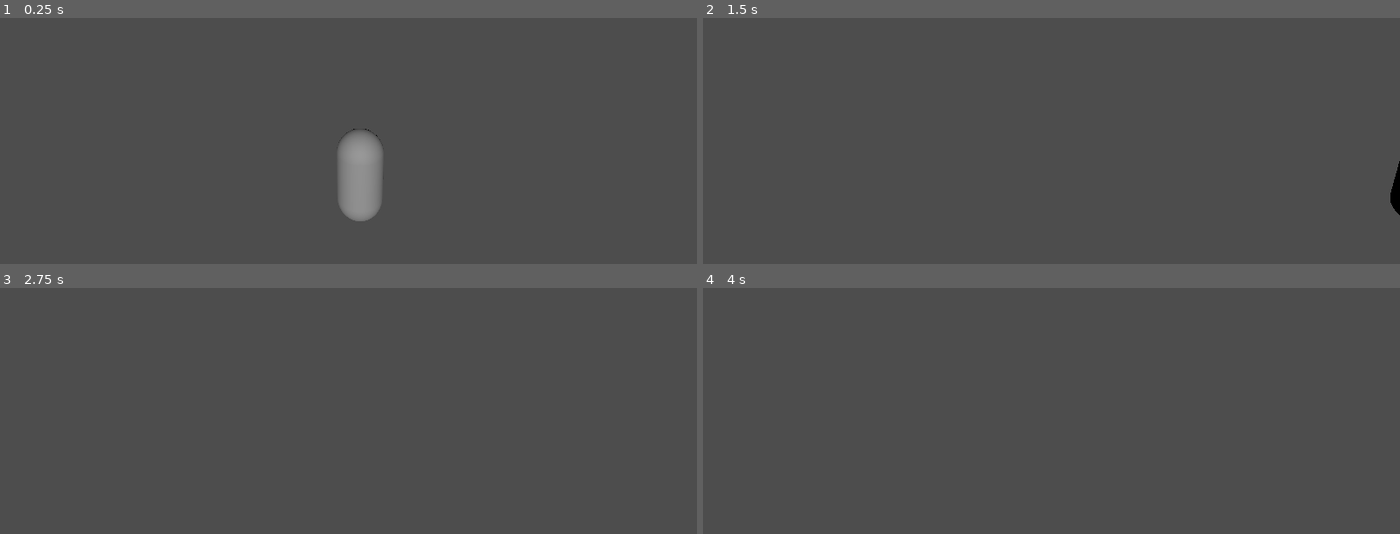
Above: before the commit, frames 1-4 (two rows, left to right).
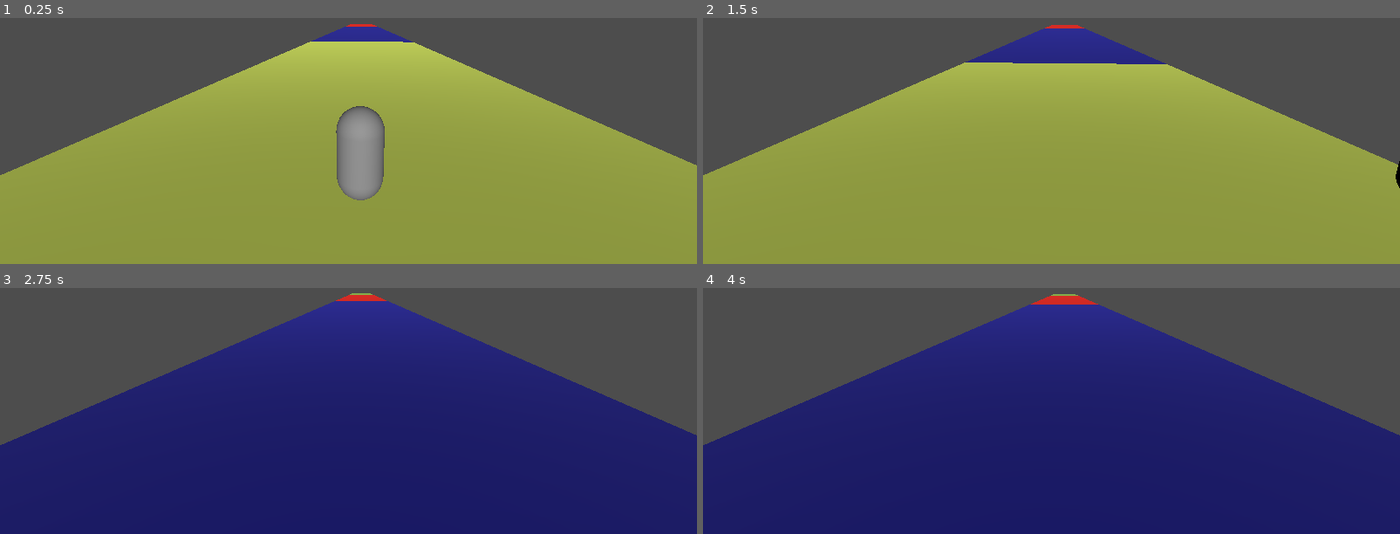
Above: after the commit, the same moments.

Repository: AnthoMarquet/godot-infinite-runner
Game: Godot game, scene res://scenes/World.tscn
Same seed, same stepped clock (60 frames per second), same inputs: the game is played once before the commit and once after it. Before the commit the project starts from res://world.tscn.
Inputs:
- Up to frame 1 (0.25 s): no input
- Up to frame 2 (1.5 s): tap Enter at 0.5 s; hold D (right) 0.53-1.28 s; hold S (down) from 1.28 s (still down)
- Up to frame 3 (2.75 s): release S (down) at 2.03 s; hold D (right) from 2.03 s (still down)
- Up to frame 4 (4 s): release D (right) at 2.78 s; hold W (up) 2.78-3.53 s; tap Space at 3.5 s; hold A (left) from 3.53 s (still down)

The runs differ from the first frame. In frame 1, 67% of the frame differs, in the area x 0-100%, y 2-100%; in frame 2, 69%; in frame 3, 69%; in frame 4, 69%.
Error before the commit: Parse Error: Class "Ground" hides a global script class. (res://Ground.gd:2)

Commit message:
feat: create folders and rename files

Diff:
--- a/project.godot
+++ b/project.godot
@@ -11,7 +11,7 @@
 [application]
 
 config/name="InfiniteRunner"
-run/main_scene="res://World.tscn"
+run/main_scene="res://scenes/World.tscn"
 config/features=PackedStringArray("4.2", "GL Compatibility")
 config/icon="res://icon.svg"
 
--- a/ground.tscn
+++ b/scenes/Ground.tscn
@@ -1,7 +1,7 @@
 [gd_scene load_steps=6 format=3 uid="uid://cbtsutygk3yog"]
 
-[ext_resource type="Script" path="res://MeshInstance3D.gd" id="1_q2jni"]
-[ext_resource type="Script" path="res://Ground.gd" id="1_vccdi"]
+[ext_resource type="Script" path="res://scripts/Ground.gd" id="1_f3062"]
+[ext_resource type="Script" path="res://scripts/MeshInstance3D.gd" id="2_rk1ay"]
 
 [sub_resource type="BoxShape3D" id="BoxShape3D_2g0am"]
 size = Vector3(20, 1, 100)
@@ -17,7 +17,7 @@
 axis_lock_angular_x = true
 axis_lock_angular_y = true
 axis_lock_angular_z = true
-script = ExtResource("1_vccdi")
+script = ExtResource("1_f3062")
 
 [node name="CollisionShape3D" type="CollisionShape3D" parent="."]
 transform = Transform3D(1, 0, 0, 0, 1, 0, 0, 0, 1, 2.08165e-12, 2.08165e-12, 0)
@@ -27,4 +27,4 @@
 transform = Transform3D(1, 0, 0, 0, 1, 0, 0, 0, 1, 2.08165e-12, 2.08165e-12, 2.08165e-12)
 mesh = SubResource("PlaneMesh_6c5nu")
 surface_material_override/0 = SubResource("StandardMaterial3D_rtg08")
-script = ExtResource("1_q2jni")
+script = ExtResource("2_rk1ay")
--- a/world.tscn
+++ b/scenes/World.tscn
@@ -1,7 +1,7 @@
 [gd_scene load_steps=6 format=3 uid="uid://chpr7t060m1fu"]
 
-[ext_resource type="Script" path="res://Player.gd" id="2_amrcx"]
-[ext_resource type="Script" path="res://Corridor.gd" id="3_8oamg"]
+[ext_resource type="Script" path="res://scripts/Player.gd" id="1_7uh26"]
+[ext_resource type="Script" path="res://scripts/Corridor.gd" id="2_gabrb"]
 
 [sub_resource type="CapsuleMesh" id="CapsuleMesh_2mk4b"]
 
@@ -15,7 +15,7 @@
 
 [node name="Player" type="CharacterBody3D" parent="."]
 transform = Transform3D(1, -3.48787e-16, 3.48787e-16, 3.48787e-16, 1, -3.48787e-16, -3.48787e-16, 3.48787e-16, 1, 2.08165e-12, 1, 2.08165e-12)
-script = ExtResource("2_amrcx")
+script = ExtResource("1_7uh26")
 
 [node name="MeshInstance3D" type="MeshInstance3D" parent="Player"]
 transform = Transform3D(1, 1.14935e-09, 5.41817e-11, 1.73677e-09, 1, -1.40934e-09, 1.69909e-13, -8.05831e-10, 1, 0, 0, 0)
@@ -26,7 +26,7 @@
 shape = SubResource("ConcavePolygonShape3D_pdol7")
 
 [node name="Corridor" type="Node3D" parent="."]
-script = ExtResource("3_8oamg")
+script = ExtResource("2_gabrb")
 
 [node name="Camera3D" type="Camera3D" parent="."]
 transform = Transform3D(0.998765, -0.00928731, 0.0488108, 9.47052e-11, 0.982376, 0.186918, -0.0496865, -0.186687, 0.981162, 0, 4.25972, 4.96544)
--- a/Corridor.gd
+++ b/scripts/Corridor.gd
@@ -3,24 +3,20 @@
 
 var number = 3
 var offset = 100
-var count = 0
-
-## The set of terrian blocks which are currently rendered to viewport
-var terrain_belt: Array[MeshInstance3D] = []
 
 func _ready():
 	_initGround()
 
 func _initGround():
 	for n in number:
-		var ground: Ground = preload("res://ground.tscn").instantiate()
+		var ground: Ground = preload("res://scenes/Ground.tscn").instantiate()
 		ground.position.z = -(n*offset)
 		ground.position.y = 0
 		ground.position.x = 0
 		add_child(ground)
 
 func _addGroundAtTheEndOfCorridor(position):
-		var ground: Ground = preload("res://ground.tscn").instantiate()
+		var ground: Ground = preload("res://scenes/Ground.tscn").instantiate()
 		ground.position.z = position-(number*offset)
 		ground.position.y = 0
 		ground.position.x = 0
Renamed: ground.gd -> scripts/Ground.gd
Renamed: MeshInstance3D.gd -> scripts/MeshInstance3D.gd
Renamed: Player.gd -> scripts/Player.gd
